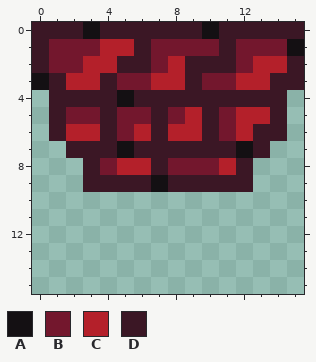
A pixel-art sprite gets an edit: Duality/Assets/Sprites/Environment/World2/small.png. The picture above was drawn from the file before the commit.
The file is 16x16 pixels.
Palette (. is transparent): A #141013  B #73172d  C #b4202a  D #3b1725
Pixels before, first column x 0:
 0 DDDADDDDDDADDDDD
 1 DBBBCCDBBBBDBBBA
 2 DBBCCDDBCDDDBCCD
 3 ADCCDBBCCDBBCCDD
 4 .DDDDADDDDDDDDD.
 5 .DBBDBBDBCDBCCD.
 6 .DCCDBCDCCDBCDD.
 7 ..DDDADDDDDDAD..
 8 ...DBCCDBBBCD...
 9 ...DDDDADDDDD...
New version:
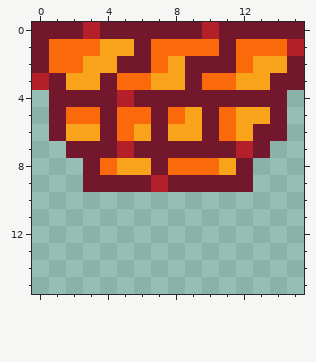
The exact change:
colour A: #141013 -> #b4202a
colour B: #73172d -> #fa6a0a
colour C: #b4202a -> #f9a31b
colour D: #3b1725 -> #73172d
Pixel boxes of the changes (left, top, right, bottom) in both pictures:
changed: (32, 22, 304, 192)
